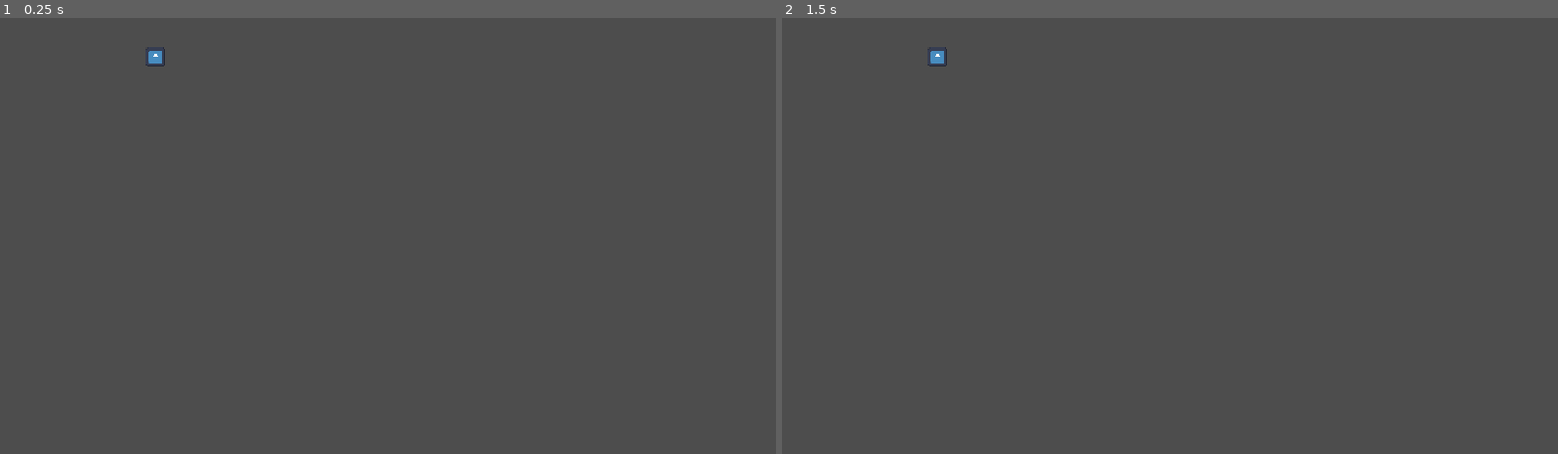
Above: before the commit, frames 1-2 (left to right).
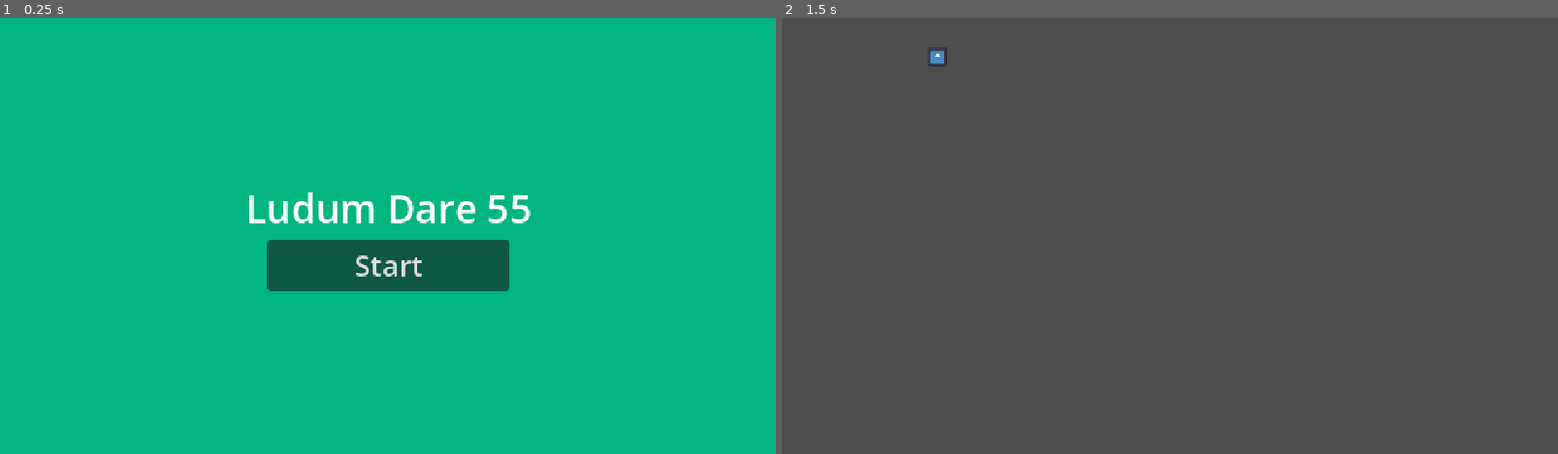
Above: after the commit, the same moments.

Repository: Burger-Bois/LD55-The-Only-Team
Game: Godot game, scene res://src/main.tscn
Same seed, same stepped clock (60 frames per second), same inputs: the game is played once before the commit and once after it. The engine's default icon, where the game draws it, is replaced by a stand-in: a white triangle on a blue panel in a dark square.
Inputs (mouse positions are in pixels of both pictures, inside the frame that each line leads up to):
- Up to frame 1 (0.25 s): no input
- Up to frame 2 (1.5 s): click (1170, 266) at 0.5 s, where only the run after the commit has a clickable "Start"; tap Enter at 1.25 s

The runs differ from the first frame. In frame 1, 100% of the frame differs, in the area x 0-100%, y 0-100%; in frame 2, nothing differs.

Commit message:
Add main menu

Diff:
--- a/project.godot
+++ b/project.godot
@@ -18,6 +18,7 @@
 [autoload]
 
 Constants="*res://src/common/constants.gd"
+Signals="*res://src/common/signals.gd"
 
 [display]
 
--- /dev/null
+++ b/src/common/signals.gd
@@ -0,0 +1,5 @@
+extends Node
+
+
+# UI
+signal start_pressed
--- /dev/null
+++ b/src/main.gd
@@ -0,0 +1,28 @@
+class_name Main extends Node
+
+
+@export var level_scene: PackedScene
+
+@onready var ui := $UI as Control
+
+var _level: Level
+
+
+func _ready():
+	Signals.start_pressed.connect(start_level)
+
+
+func _input(event: InputEvent):
+	if event.is_action_pressed("ui_cancel"):
+		stop_level()
+
+
+func start_level():
+	ui.hide_main_menu()
+	_level = level_scene.instantiate() as Level
+	add_child(_level)
+
+
+func stop_level():
+	_level.queue_free()
+	ui.show_main_menu()
--- a/src/main.tscn
+++ b/src/main.tscn
@@ -1,7 +1,12 @@
-[gd_scene load_steps=2 format=3 uid="uid://wvum4yqp3qe4"]
+[gd_scene load_steps=4 format=3 uid="uid://wvum4yqp3qe4"]
 
 [ext_resource type="PackedScene" uid="uid://cg763p1ppwhqd" path="res://src/levels/level.tscn" id="1_pyfi7"]
+[ext_resource type="Script" path="res://src/main.gd" id="1_s137c"]
+[ext_resource type="PackedScene" uid="uid://dik42atcvjs1l" path="res://src/ui/ui.tscn" id="2_hd2vg"]
 
 [node name="Main" type="Node"]
+script = ExtResource("1_s137c")
+level_scene = ExtResource("1_pyfi7")
 
-[node name="Level" parent="." instance=ExtResource("1_pyfi7")]
+[node name="UI" parent="." instance=ExtResource("2_hd2vg")]
+unique_name_in_owner = true
--- /dev/null
+++ b/src/ui/main_menu.gd
@@ -0,0 +1,8 @@
+class_name MainMenu extends PanelContainer
+
+
+@onready var _start_button := %StartButton as Button
+
+
+func _ready():
+    _start_button.pressed.connect(func(): Signals.start_pressed.emit())
--- /dev/null
+++ b/src/ui/main_menu.tscn
@@ -0,0 +1,36 @@
+[gd_scene load_steps=3 format=3 uid="uid://12y2yoyhf4"]
+
+[ext_resource type="Script" path="res://src/ui/main_menu.gd" id="1_252xv"]
+
+[sub_resource type="StyleBoxFlat" id="StyleBoxFlat_wxatq"]
+bg_color = Color(0, 0.709804, 0.501961, 1)
+
+[node name="MainMenu" type="PanelContainer"]
+anchors_preset = 15
+anchor_right = 1.0
+anchor_bottom = 1.0
+grow_horizontal = 2
+grow_vertical = 2
+size_flags_horizontal = 3
+theme_override_styles/panel = SubResource("StyleBoxFlat_wxatq")
+script = ExtResource("1_252xv")
+
+[node name="VBoxContainer" type="VBoxContainer" parent="."]
+layout_mode = 2
+size_flags_horizontal = 4
+size_flags_vertical = 4
+alignment = 1
+
+[node name="Title" type="Label" parent="VBoxContainer"]
+layout_mode = 2
+theme_override_font_sizes/font_size = 32
+text = "Ludum Dare 55"
+horizontal_alignment = 1
+
+[node name="StartButton" type="Button" parent="VBoxContainer"]
+unique_name_in_owner = true
+custom_minimum_size = Vector2(200, 0)
+layout_mode = 2
+size_flags_horizontal = 4
+theme_override_font_sizes/font_size = 24
+text = "Start"
--- /dev/null
+++ b/src/ui/ui.gd
@@ -0,0 +1,12 @@
+class_name UI extends Control
+
+
+@onready var _main_menu := %MainMenu as MainMenu
+
+
+func hide_main_menu():
+    _main_menu.hide()
+
+
+func show_main_menu():
+    _main_menu.show()
--- /dev/null
+++ b/src/ui/ui.tscn
@@ -0,0 +1,17 @@
+[gd_scene load_steps=3 format=3 uid="uid://dik42atcvjs1l"]
+
+[ext_resource type="Script" path="res://src/ui/ui.gd" id="1_tfa1r"]
+[ext_resource type="PackedScene" uid="uid://12y2yoyhf4" path="res://src/ui/main_menu.tscn" id="2_e7itr"]
+
+[node name="UI" type="Control"]
+layout_mode = 3
+anchors_preset = 15
+anchor_right = 1.0
+anchor_bottom = 1.0
+grow_horizontal = 2
+grow_vertical = 2
+script = ExtResource("1_tfa1r")
+
+[node name="MainMenu" parent="." instance=ExtResource("2_e7itr")]
+unique_name_in_owner = true
+layout_mode = 1
